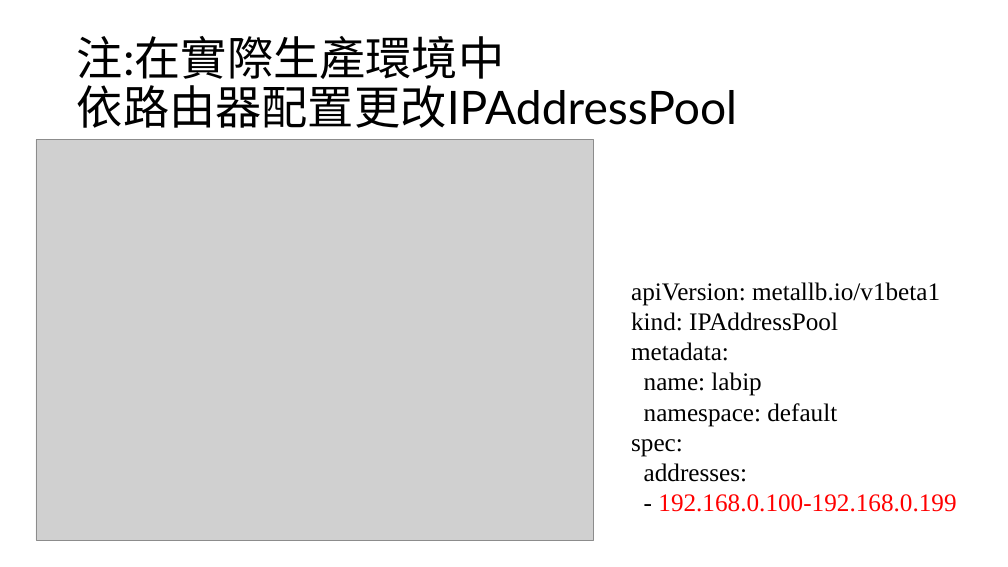
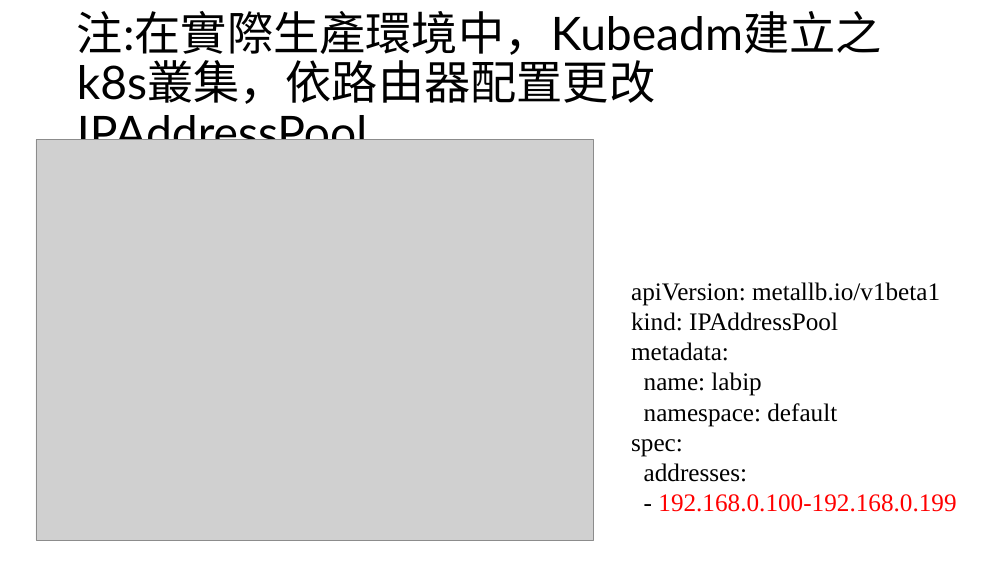
Before and after one commit to 0yukali0/k8sInkind, a slide deck: slide 18 of 110雲端運算研一k8s體驗.pptx (slide 20 before the commit). Drawn at 1008x567 pixels with LibreOffice and Linux fonts; fonts in the diff are those of the drawing; grey boxes stand for pictures. Boxes give left, top, right and bottom in pixels: in the first picture for what was removed or moved away, otherwise in the second. Text is boxed around its words. In the diff, an @@ line names an element or a change of style, - is before the commit and + after.

```diff
--- a/110雲端運算研一k8s體驗.pptx
+++ b/110雲端運算研一k8s體驗.pptx
@@ title at (x1=77, y1=11, x2=882, y2=140): text changed @@
-注:在實際生產環境中
-依路由器配置更改IPAddressPool
+注:在實際生產環境中，Kubeadm建立之k8s叢集，依路由器配置更改IPAddressPool
```
Also in this commit, not shown: 7 other slides changed, 2 slides added, 12 slides removed, 1 other file.
